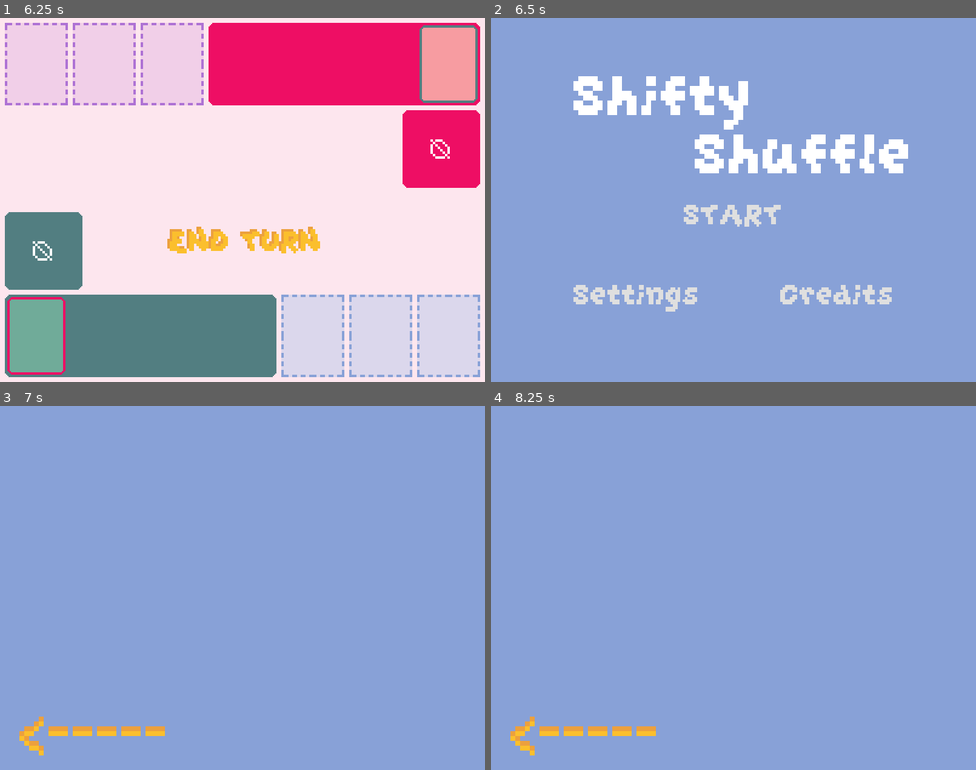
Above: before the commit, frames 1-4 (two rows, left to right).
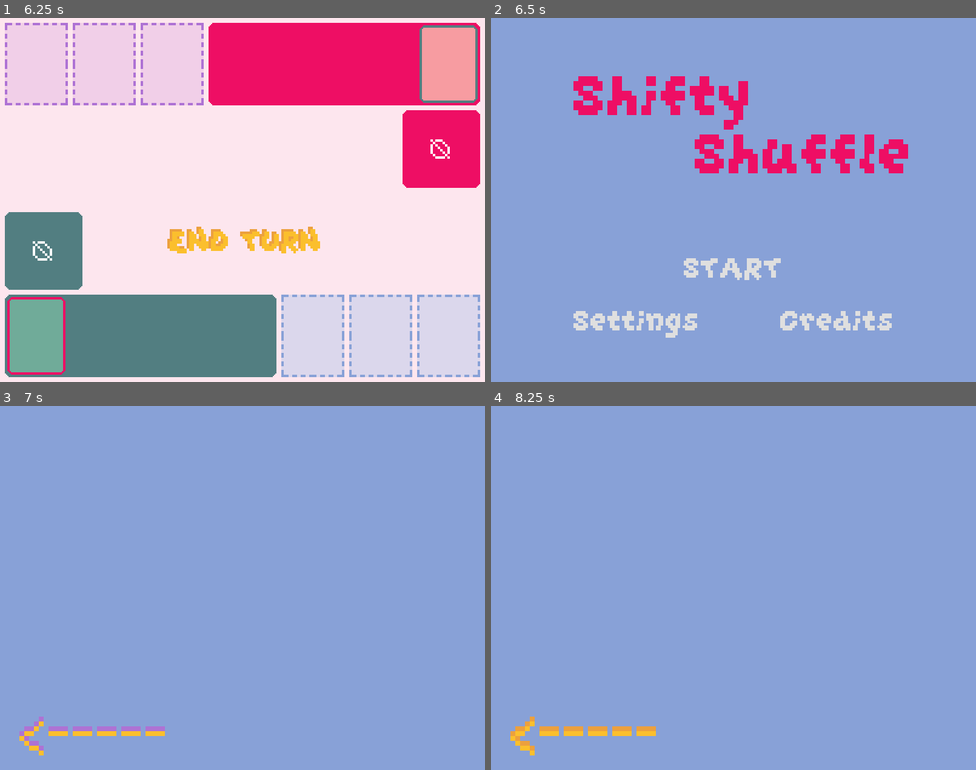
Above: after the commit, the same moments.

Repository: ajulo-awow/shifty_shuffle_new
Game: Godot game, scene res://scenes/managers/game_manager.tscn
The game is run twice, just before and just after one commit, with the same random seed, the same clock (stepped at 60 frames per second) and the same inputs.
Inputs (mouse positions are in pixels of both pictures, inside the frame that each line leads up to):
- Up to frame 1 (6.25 s): click "END TURN" at 0.5 s; click "END TURN" at 1.25 s; click "END TURN" at 2 s; tap Enter at 2.75, 4.25, 5.75 s; move the mouse to (349, 181) at 2.77 s; click (349, 181) at 2.92 s; tap Space at 3.5, 5 s; drag from (145, 218) to (315, 334) at 3.52 s; move the mouse to (291, 119) at 4.27 s; click (291, 119) at 4.42 s; drag from (218, 272) to (378, 334) at 5.02 s; move the mouse to (388, 254) at 5.77 s; click (388, 254) at 5.92 s
- Up to frame 2 (6.5 s): tap Escape (escape) at 6.4 s
- Up to frame 3 (7 s): click "Settings" at 6.5 s
- Up to frame 4 (8.25 s): click "<-----" at 7.25 s; click "Credits" at 8 s

Frame 1 is identical in both runs. In frame 2, 8.4% of the frame differs, in the area x 17-86%, y 16-88%; in frame 3, 0.4%; in frame 4, nothing differs.

Commit message:
chore: changed button/label colors

Diff:
--- a/scenes/menus/credits_menu.tscn
+++ b/scenes/menus/credits_menu.tscn
@@ -16,6 +16,7 @@
 [node name="Blank400x300" type="TextureRect" parent="."]
 modulate = Color(0.533333, 0.631373, 0.843137, 1)
 z_index = -5
+layout_mode = 0
 scale = Vector2(2, 2)
 mouse_filter = 2
 texture = ExtResource("1_nk712")
@@ -30,7 +31,7 @@
 focus_mode = 0
 theme = ExtResource("3_cc4ja")
 theme_override_colors/font_hover_color = Color(0.682353, 0.447059, 0.831373, 1)
-theme_override_colors/font_pressed_color = Color(0.682353, 0.447059, 0.831373, 1)
+theme_override_colors/font_pressed_color = Color(0.913725, 0.74902, 0.890196, 1)
 theme_override_colors/font_color = Color(0.92549, 0.627451, 0.243137, 1)
 text = "<-----"
 flat = true
--- a/scenes/menus/settings_menu.tscn
+++ b/scenes/menus/settings_menu.tscn
@@ -16,11 +16,13 @@
 [node name="Blank400x300" type="TextureRect" parent="."]
 modulate = Color(0.533333, 0.631373, 0.843137, 1)
 z_index = -5
+layout_mode = 0
 scale = Vector2(2, 2)
 mouse_filter = 2
 texture = ExtResource("1_1e6c6")
 
 [node name="back_arrow" type="Button" parent="."]
+layout_mode = 0
 offset_left = 24.0
 offset_top = 472.0
 offset_right = 156.0
@@ -29,7 +31,7 @@
 focus_mode = 0
 theme = ExtResource("3_u6uqd")
 theme_override_colors/font_hover_color = Color(0.682353, 0.447059, 0.831373, 1)
-theme_override_colors/font_pressed_color = Color(0.682353, 0.447059, 0.831373, 1)
+theme_override_colors/font_pressed_color = Color(0.913725, 0.74902, 0.890196, 1)
 theme_override_colors/font_color = Color(0.92549, 0.627451, 0.243137, 1)
 text = "<-----"
 flat = true
--- a/scenes/menus/start_menu.tscn
+++ b/scenes/menus/start_menu.tscn
@@ -28,6 +28,7 @@
 offset_right = 432.0
 offset_bottom = 192.0
 theme = ExtResource("2_5uj24")
+theme_override_colors/font_color = Color(0.933333, 0.054902, 0.392157, 1)
 theme_override_font_sizes/font_size = 128
 text = "Shifty"
 
@@ -38,6 +39,7 @@
 offset_right = 696.0
 offset_bottom = 288.0
 theme = ExtResource("2_5uj24")
+theme_override_colors/font_color = Color(0.933333, 0.054902, 0.392157, 1)
 theme_override_font_sizes/font_size = 128
 text = "Shuffle"
 
@@ -49,15 +51,16 @@
 anchor_right = 0.5
 anchor_bottom = 0.5
 offset_left = -268.0
-offset_top = -12.0
+offset_top = 76.0
 offset_right = 269.0
-offset_bottom = 192.0
+offset_bottom = 280.0
 grow_horizontal = 2
 grow_vertical = 2
-theme_override_constants/separation = 60
+theme_override_constants/separation = 15
 
 [node name="start" type="Button" parent="VBoxContainer"]
 layout_mode = 2
+focus_mode = 0
 theme = ExtResource("2_5uj24")
 text = "START"
 flat = true
@@ -70,12 +73,14 @@
 
 [node name="settings" type="Button" parent="VBoxContainer/HBoxContainer"]
 layout_mode = 2
+focus_mode = 0
 theme = ExtResource("2_5uj24")
 text = "Settings"
 flat = true
 
 [node name="credits" type="Button" parent="VBoxContainer/HBoxContainer"]
 layout_mode = 2
+focus_mode = 0
 theme = ExtResource("2_5uj24")
 text = "Credits"
 flat = true
